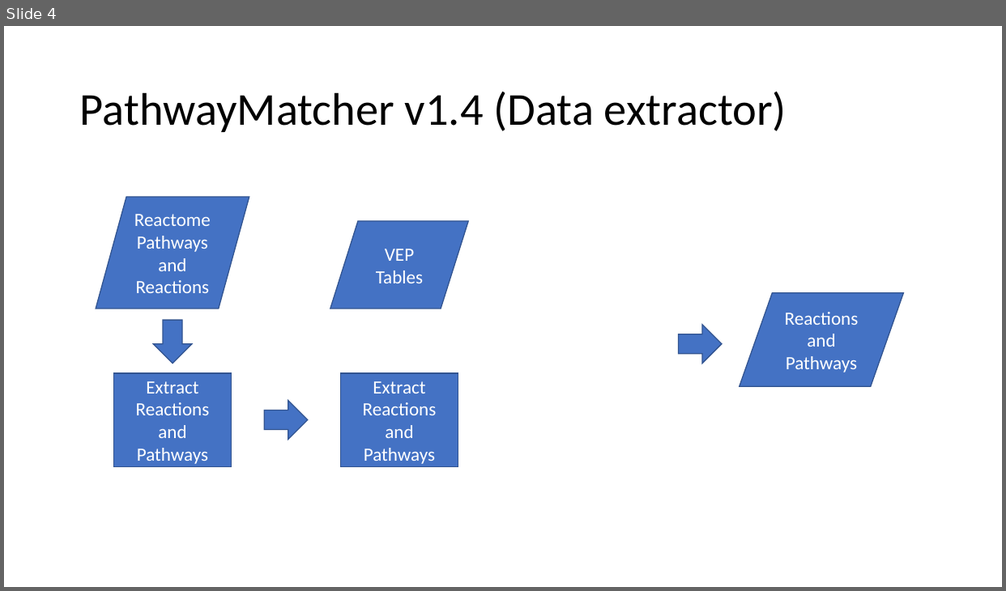
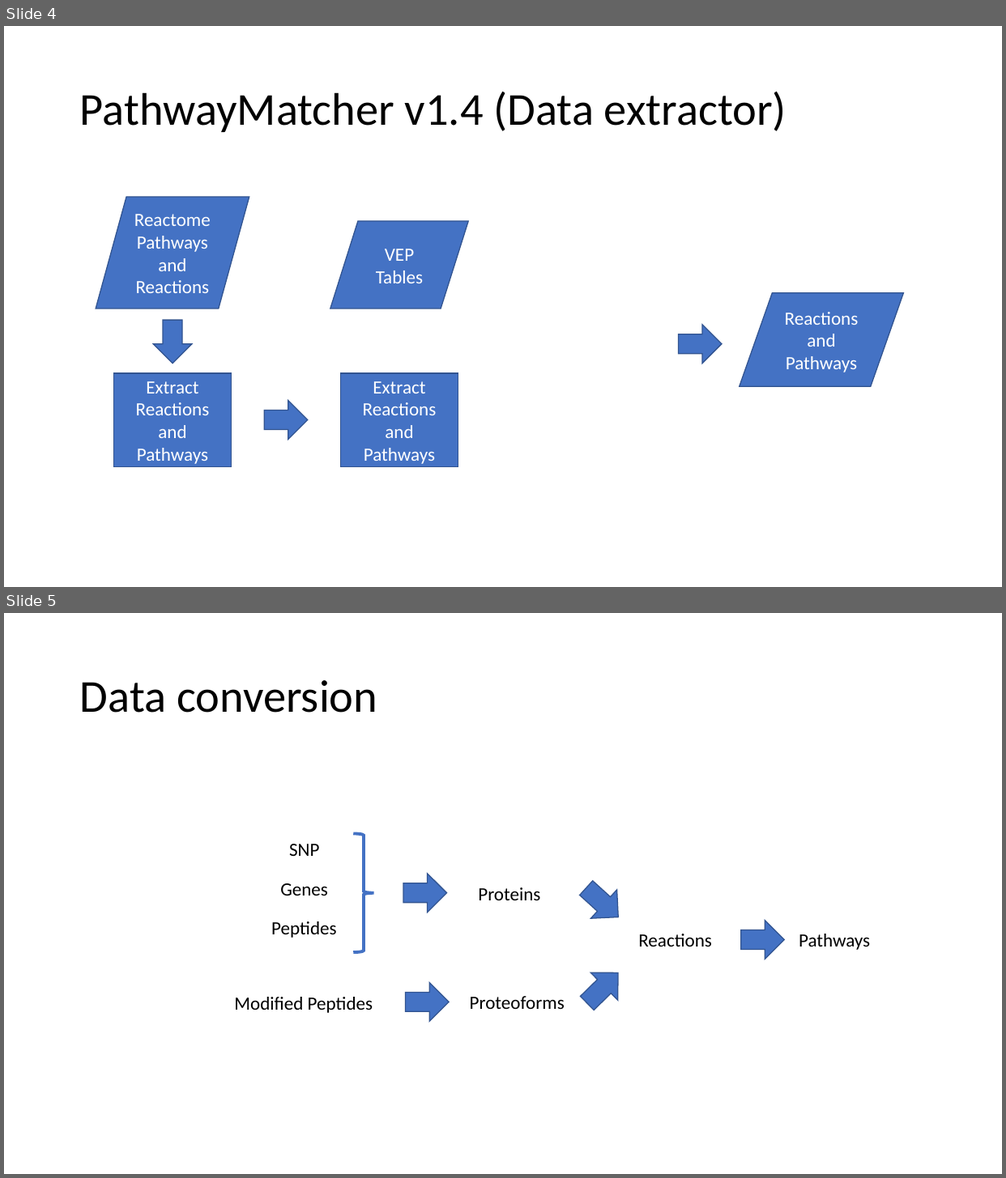
Before and after one commit to PathwayAnalysisPlatform/PathwayMatcher_Dev, a slide deck: docs/Architecture.pptx. Shown one above the other, each under a label of ours: slide 4 before the commit, slides 4 and 5 after it. The pictures are 1006x591 and 1006x1178 pixels, drawn with LibreOffice and Linux fonts; fonts in the diff are those of the drawing. Boxes give left, top, right and bottom in pixels: in the first picture for what was removed or moved away, otherwise in the second. Text is boxed around its words. In the diff, an @@ line names an element or a change of style, - is before the commit and + after.

```diff
--- a/docs/Architecture.pptx
+++ b/docs/Architecture.pptx
@@ slide 5 added at bbox=[4, 613, 1002, 1174], background #FFFFFF @@
@@ title added at bbox=[80, 680, 377, 713], 44 pt, text #000000 @@
+Data conversion
@@ text added at bbox=[289, 844, 319, 856], 18 pt, text #000000 @@
+SNP
@@ right brace added at bbox=[354, 834, 374, 953], outline #4472C4 3 pt @@
@@ right arrow added at bbox=[404, 874, 447, 913], fill #4472C4, outline #325491 1 pt @@
@@ right arrow added at bbox=[573, 874, 631, 931], fill #4472C4, outline #325491 1 pt @@
@@ text added at bbox=[280, 884, 328, 896], 18 pt, text #000000 @@
+Genes
@@ text added at bbox=[478, 888, 540, 901], 18 pt, text #000000 @@
+Proteins
@@ text added at bbox=[271, 922, 336, 938], 18 pt, text #000000 @@
+Peptides
@@ right arrow added at bbox=[741, 921, 785, 960], fill #4472C4, outline #325491 1 pt @@
@@ text added at bbox=[638, 934, 712, 947], 18 pt, text #000000 @@
+Reactions
@@ text added at bbox=[799, 934, 870, 950], 18 pt, text #000000 @@
+Pathways
@@ right arrow added at bbox=[573, 959, 632, 1017], fill #4472C4, outline #325491 1 pt @@
@@ text added at bbox=[234, 997, 373, 1013], 18 pt, text #000000 @@
+Modified Peptides
@@ right arrow added at bbox=[405, 983, 449, 1022], fill #4472C4, outline #325491 1 pt @@
@@ text added at bbox=[470, 996, 565, 1009], 18 pt, text #000000 @@
+Proteoforms
```
Also in this commit, not shown: 1 slide changed, 24 other files.
